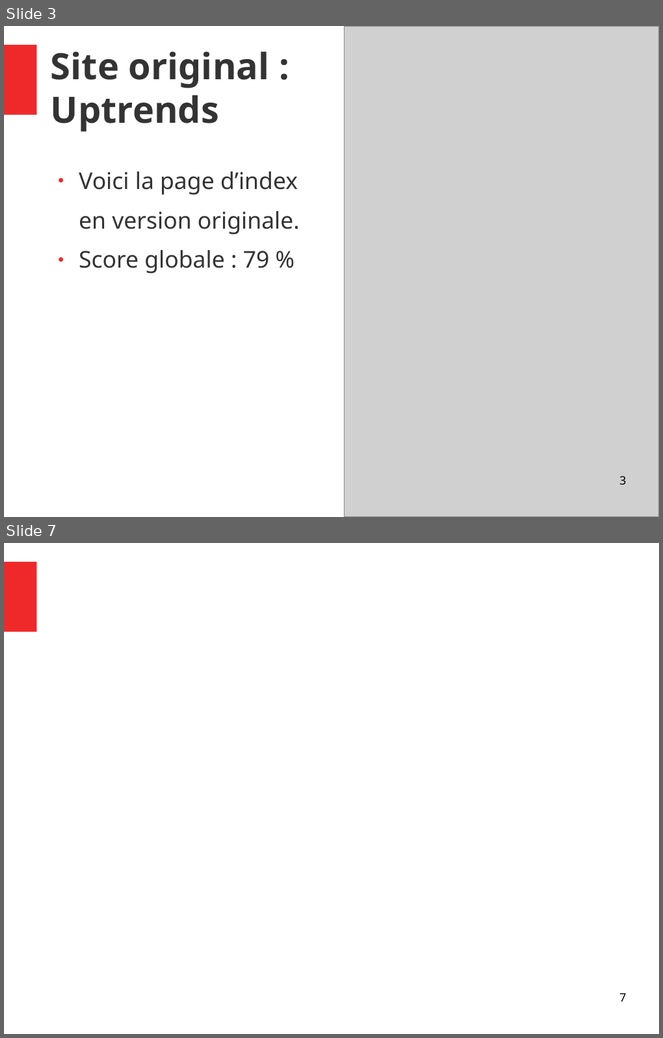
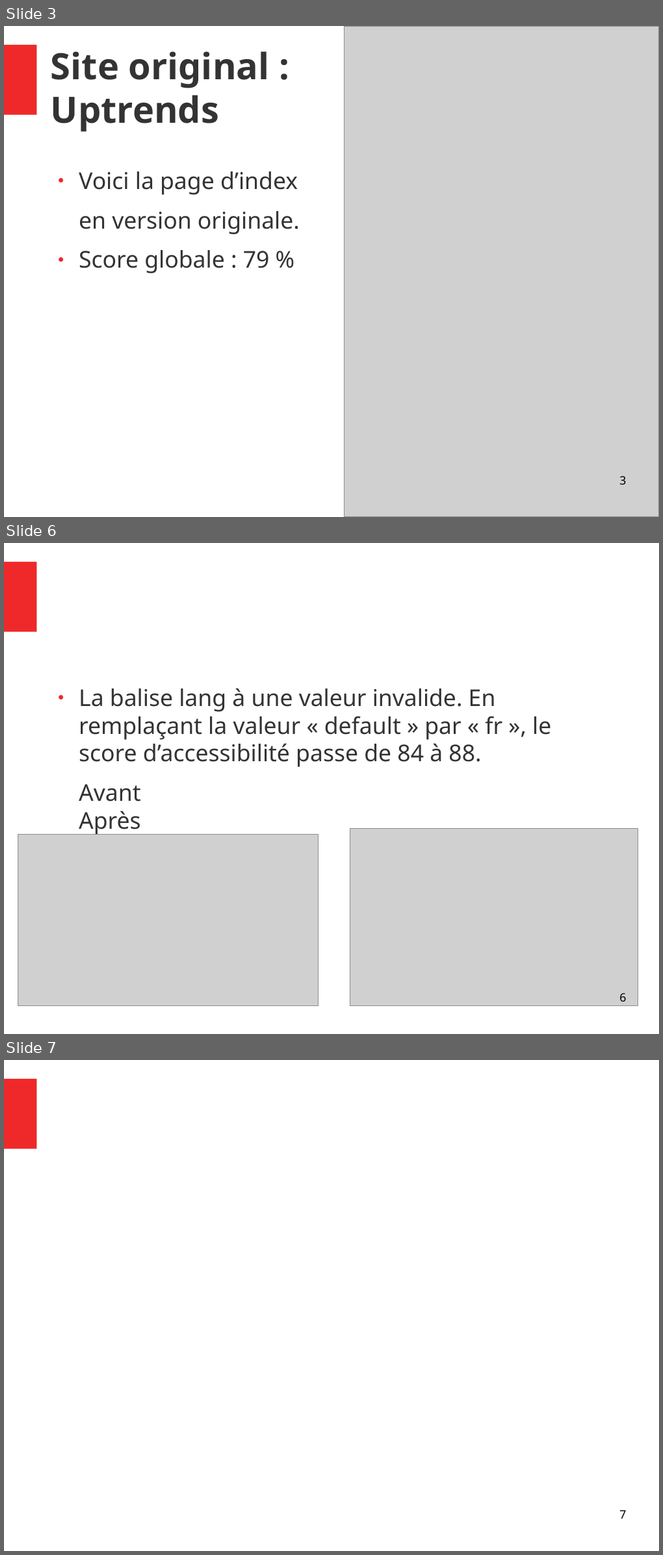
Before and after one commit to Vincent055681/VincentDiRaimondo_4_10052021, a slide deck: audit/Rapport.odp. Shown one above the other, each under a label of ours: slides 3 and 7 before the commit, slides 3, 6 and 7 after it; the slides between them are not shown. The pictures are 663x1038 and 663x1555 pixels, drawn with LibreOffice and Linux fonts; fonts in the diff are those of the drawing; grey boxes stand for pictures. Boxes give left, top, right and bottom in pixels: in the first picture for what was removed or moved away, otherwise in the second. Text is boxed around its words. In the diff, an @@ line names an element or a change of style, - is before the commit and + after.

```diff
--- a/audit/Rapport.odp
+++ b/audit/Rapport.odp
@@ slide 6 added at (4,543,659,1034), background #FFFFFF; not listed: 1 template element that a slide beside it also shows @@
@@ text added at (79,688,551,835), 28 pt, text #333333 @@
+● La balise lang à une valeur invalide. En remplaçant la valeur « default » par « fr », le score d’accessibilité passe de 84 à 88.
+Avant Après
@@ picture added at (18,834,319,1006) @@
@@ picture added at (350,828,638,1006) @@
@@ page number added at (620,993,626,1002), 14 pt, text #000000 @@
+6
```
Also in this commit, not shown: 2 slides changed, 1 slide removed, 13 other files.
